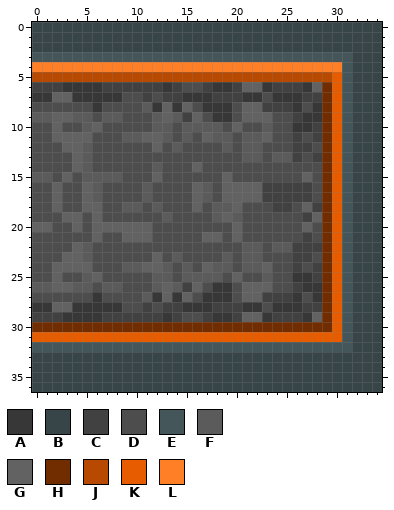
Two versions of one pixel-art sprite, stats/tile_half_right.png. This is how it looked before the edit.
The file is 35x37 pixels. Colours within 5 levels of each other are drawn and written as one.
Palette (. is transparent): A #373737  B #374548  C #414141  D #4d4d4d  E #445659  F #5b5b5b  G #626262  H #712d00  J #b74900  K #e85c00  L #ff7f27
New version:
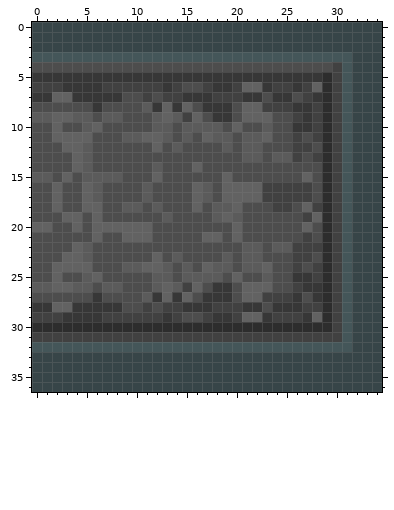
Changes in this commit:
@@ palette @@
-H #712d00
+H #2d2d2d
@@ x 0..34 @@
  3 EEEEEEEEEEEEEEEEEEEEEEEEEEEEEEEEBBB
- 4 LLLLLLLLLLLLLLLLLLLLLLLLLLLLLLLEBBB
- 5 JJJJJJJJJJJJJJJJJJJJJJJJJJJJJJKEBBB
- 6 CCCAAAACCCCCCACDDCAACGGACCCAGHKEBBB
- 7 AAGGAAAAADDCDCCAAACCCAADAAACCHKEBBB
- 8 DDDDDDADDDDFAGAGDAAADGGCCCADAHKEBBB
- 9 FFGGFFDFFDDDFGFCGDAADGGGDDCAAHKEBBB
-10 DDGDDFGDDDDDFFDFFFFDGDDFDDAACHKEBBB
-11 DDGGGGDDDFFGGFDFDGFFDFFGDDCDCHKEBBB
-12 DDDGGFDDDDDDGDFDDDDFDFFDDDCCDHKEBBB
-13 DDDDGFDDDDDDDDDDDDDDDFFDFFCDCHKEBBB
-14 DDDDGFDDDDDDFDDDGDDDDDDDDDDDDHKEBBB
-15 FFDGDFFFFDDDGDDDDDDGDDDDDDDGDHKEBBB
-16 DDGDDGFDDDDFDDDDGFDGGGGCCCCCDHKEBBB
-17 DDGDDGFDDDDFDDDDGFDGGGGCCCCCDHKEBBB
-18 DDGDDGGDDFFDFDDDGDFFGDDDCCDGCHKEBBB
-19 DDDGGDGDDDDDDFDDDDFGFDDDDDDCGHKEBBB
-20 GGDDGDGGGGGGDDDDDDDDGDDDDDDGDHKEBBB
-21 DDDDDDGDDGGGDDDDDGGDGDDDDDDCDHKEBBB
-22 DDDDGFDDDDDDDDDDDDDDDFFDFFCCCHKEBBB
-23 DDDGGFDDDDDDGDFDDDDFDFFDDDCCDHKEBBB
-24 DDGGGGDDDFFGGFDFDGFFDFFGDDCDCHKEBBB
-25 DDGDDFGDDDDDFFDFFFFDGDDFDDAACHKEBBB
-26 FFGGFFDFFDDDFGFCGDAADGGGDDCAAHKEBBB
-27 DDDDDDADDDDFAGAGDAAADGGCCCADAHKEBBB
-28 AAGGAAAAADDCDCCAAACCCAADAAACCHKEBBB
-29 CCCAAAACCCCCCACDDCAACGGACCCAGHKEBBB
-30 HHHHHHHHHHHHHHHHHHHHHHHHHHHHHHKEBBB
-31 KKKKKKKKKKKKKKKKKKKKKKKKKKKKKKKEBBB
+ 4 DDDDDDDDDDDDDDDDDDDDDDDDDDDDDDCEBBB
+ 5 AAAAAAAAAAAAAAAAAAAAAAAAAAAAAHCEBBB
+ 6 CCCAAAACCCCCCACDDCAACGGACCACGHCEBBB
+ 7 AAGGAAAAADDCDCCAAACCCAADAADCAHCEBBB
+ 8 DDDDDDADDDDFAGAGDAAADGGCCCAACHCEBBB
+ 9 FFGGFFDFFDDDFGFCGDAADGGGDDCACHCEBBB
+10 DDGDDFGDDDDDFFDFFFFDGDDFDDAACHCEBBB
+11 DDGGGGDDDFFGGFDFDGFFDFFGDDCDCHCEBBB
+12 DDDGGFDDDDDDGDFDDDDFDFFDDDCCDHCEBBB
+13 DDDDGFDDDDDDDDDDDDDDDFFDFFCDCHCEBBB
+14 DDDDGFDDDDDDFDDDGDDDDDDDDDDDDHCEBBB
+15 FFDGDFFFFDDDGDDDDDDGDDDDDDDGDHCEBBB
+16 DDGDDGFDDDDFDDDDGFDGGGGCCCCCDHCEBBB
+17 DDGDDGFDDDDFDDDDGFDGGGGCCCCCDHCEBBB
+18 DDGDDGGDDFFDFDDDGDFFGDDDCCDGCHCEBBB
+19 DDDGGDGDDDDDDFDDDDFGFDDDDDDCGHCEBBB
+20 GGDDGDGGGGGGDDDDDDDDGDDDDDDGDHCEBBB
+21 DDDDDDGDDGGGDDDDDGGDGDDDDDDCDHCEBBB
+22 DDDDGFDDDDDDDDDDDDDDDFFDFFCCCHCEBBB
+23 DDDGGFDDDDDDGDFDDDDFDFFDDDCCDHCEBBB
+24 DDGGGGDDDFFGGFDFDGFFDFFGDDCDCHCEBBB
+25 DDGDDFGDDDDDFFDFFFFDGDDFDDAACHCEBBB
+26 FFGGFFDFFDDDFGFCGDAADGGGDDCAAHCEBBB
+27 DDDDDDADDDDFAGAGDAAADGGCCCADAHCEBBB
+28 AAGGAAAAADDCDCCAAACCCAADAAACCHCEBBB
+29 CCCAAAACCCCCCACDDCAACGGACCCAGHCEBBB
+30 HHHHHHHHHHHHHHHHHHHHHHHHHHHHHHCEBBB
+31 CCCCCCCCCCCCCCCCCCCCCCCCCCCCCCCEBBB
 32 EEEEEEEEEEEEEEEEEEEEEEEEEEEEEEEEBBB
